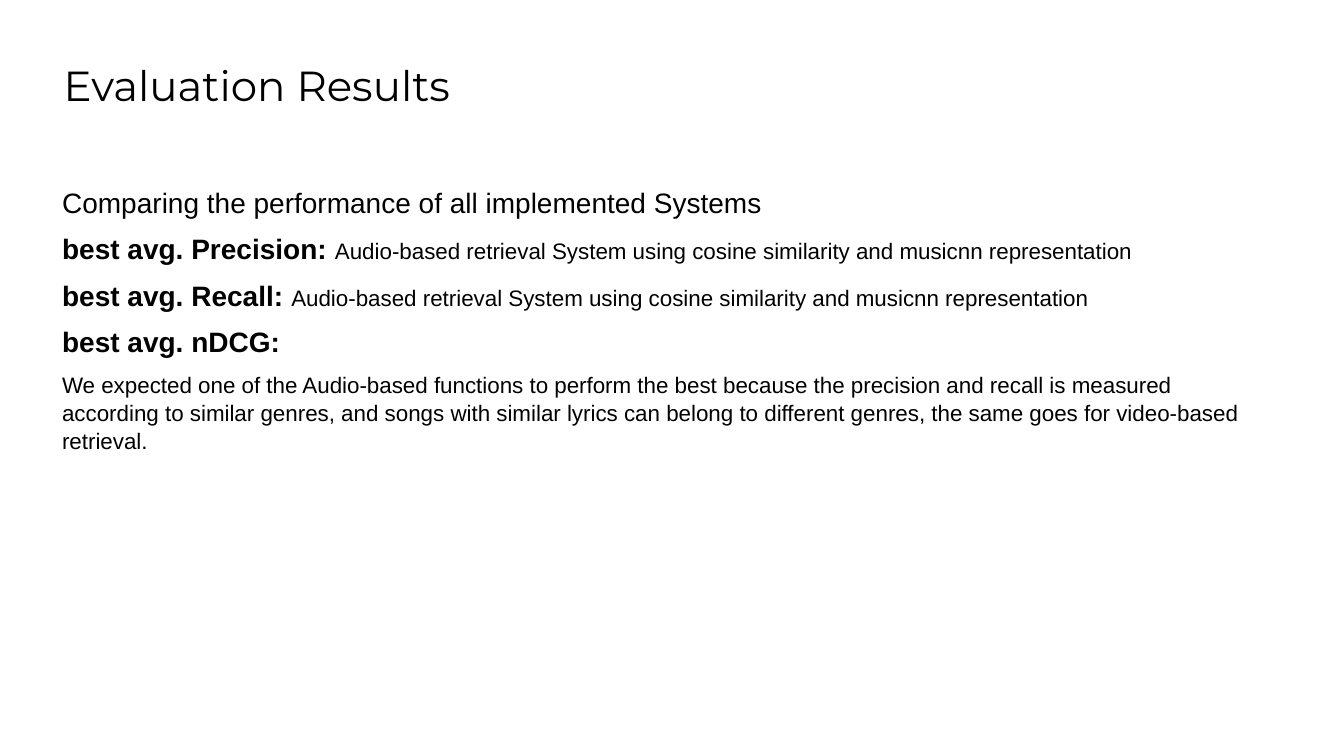
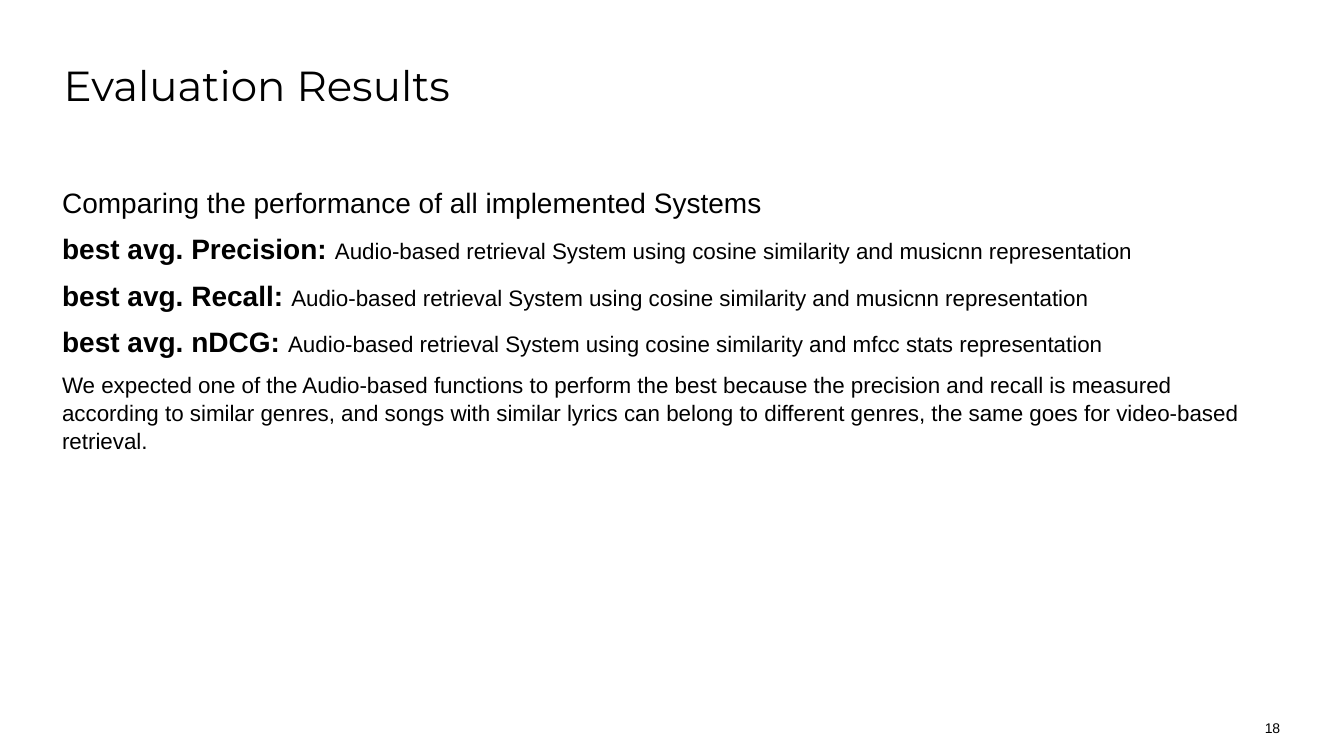
Before and after one commit to SaraCoolman/MMSR, a slide deck: slide 18 of project_3_team_E/Final Presentation.pptx. Drawn at 1344x756 pixels with LibreOffice and Linux fonts; fonts in the diff are those of the drawing; background and template pictures are left out. Boxes give left, top, right and bottom in pixels: in the first picture for what was removed or moved away, otherwise in the second. Text is boxed around its words. In the diff, an @@ line names an element or a change of style, - is before the commit and + after.

Commit message:
presentation updated

```diff
--- a/project_3_team_E/Final Presentation.pptx
+++ b/project_3_team_E/Final Presentation.pptx
@@ text at [62,331,1102,358]: text changed; size 20 to 16 pt; bold off @@
-best avg. nDCG:
+best avg. nDCG: Audio-based retrieval System using cosine similarity and mfcc stats representation
@@ page number added at [1265,723,1281,733], 10 pt, text #000000 @@
+18
```
Also in this commit, not shown: 16 other slides changed.
